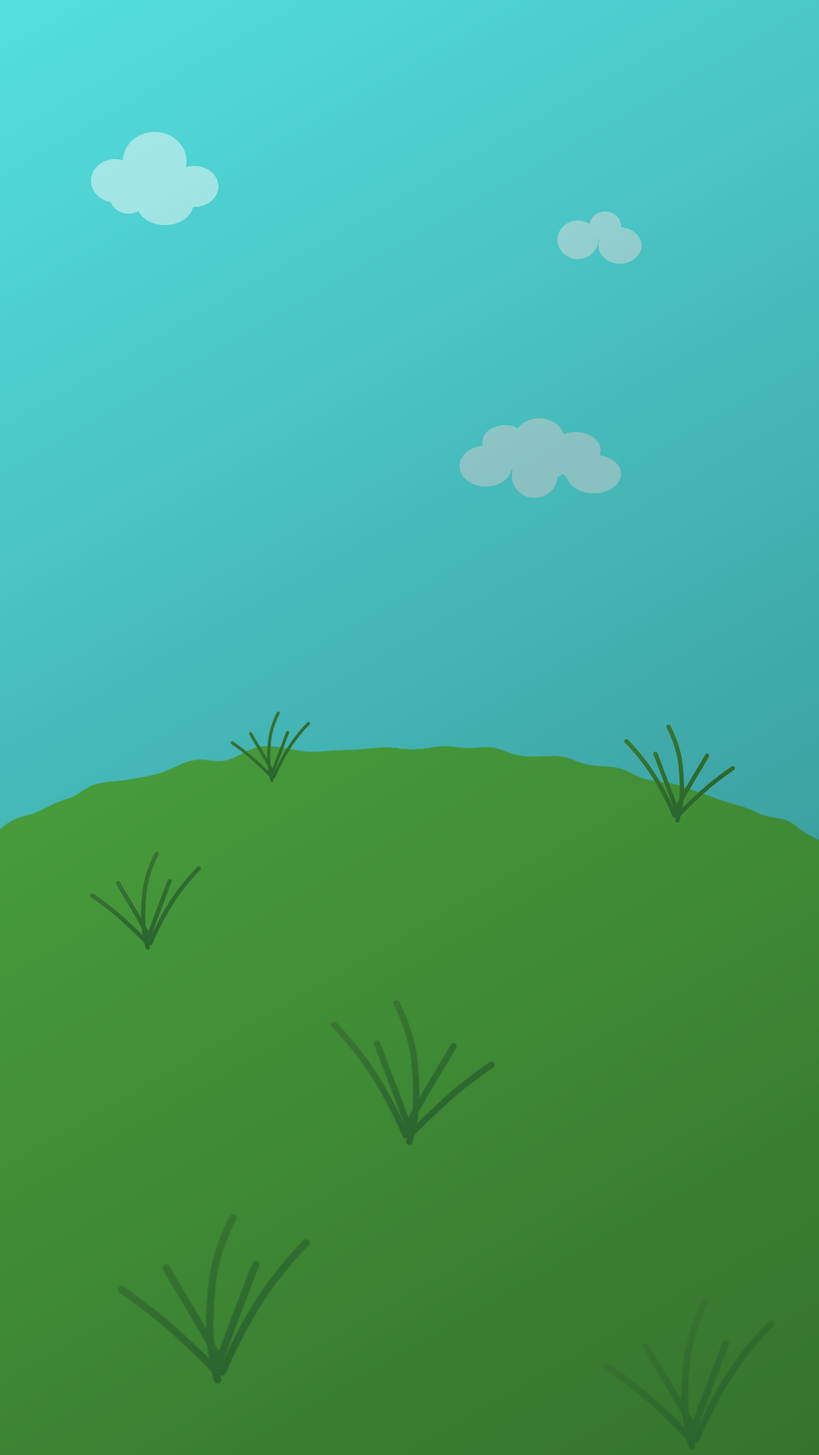
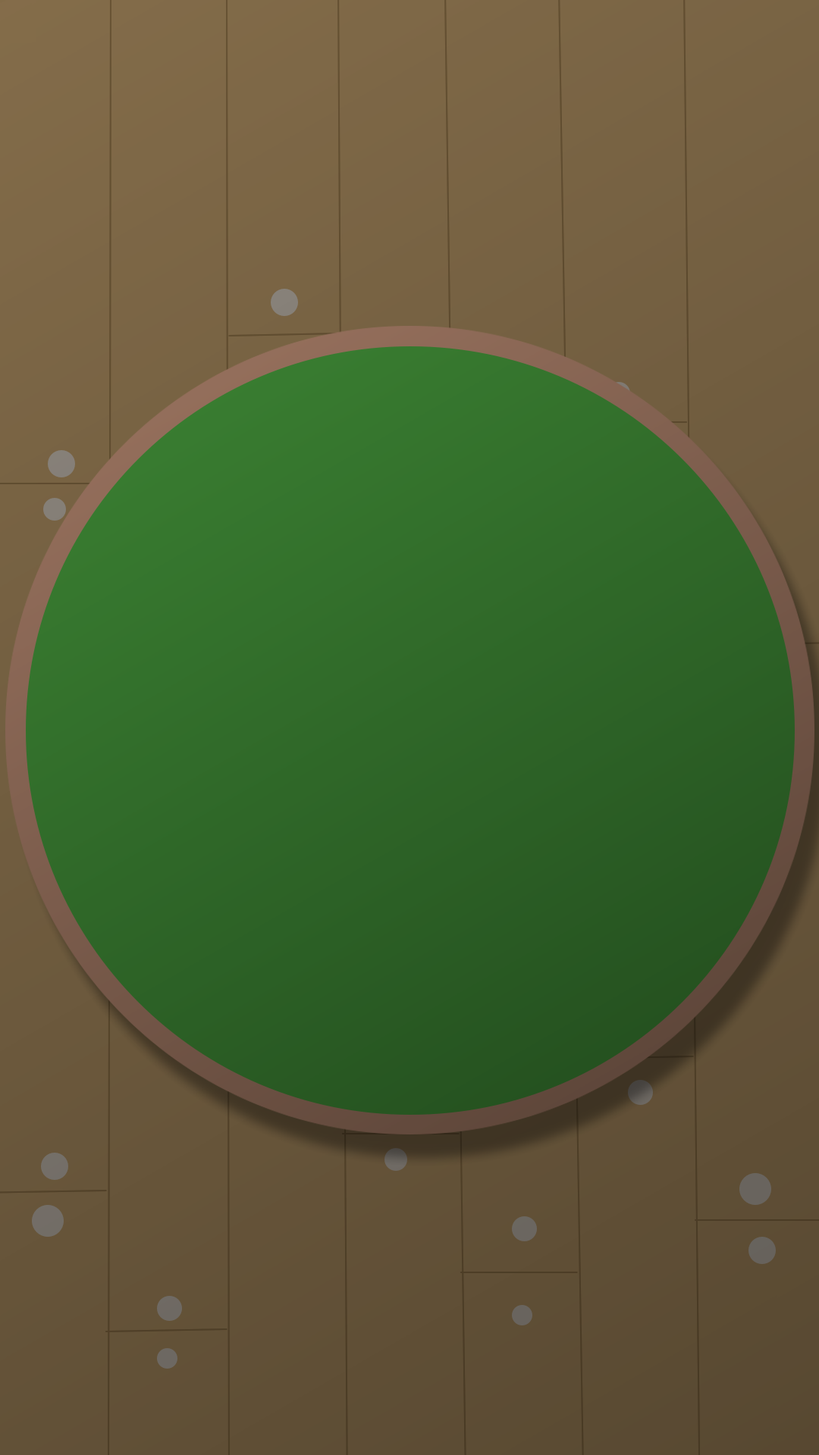
Two versions of the same layered image (819×1455). Layer-by-layer changes:
renamed "Paint Layer 5" to "Paint Layer 3 Merged", moved it above "Paint Layer 1", painted on it over [0, 0, 819, 1455]
removed layer "Paint Layer 5" (2nd of 6) over [582, 1283, 777, 1455]
removed layer "Paint Layer 5" (3rd of 6) over [97, 1186, 340, 1429]
removed layer "Paint Layer 5" (4th of 6) over [301, 954, 496, 1149]
removed layer "Paint Layer 5" (5th of 6) over [194, 701, 340, 799]
removed layer "Paint Layer 5" (6th of 6) over [582, 719, 777, 865]
removed layer "Paint Layer 4" over [0, 708, 819, 1455]
removed layer "Paint Layer 2" over [0, 0, 819, 1455]
"Paint Layer 1": opacity 80% → 100%, painted on it over [0, 0, 819, 1455]
